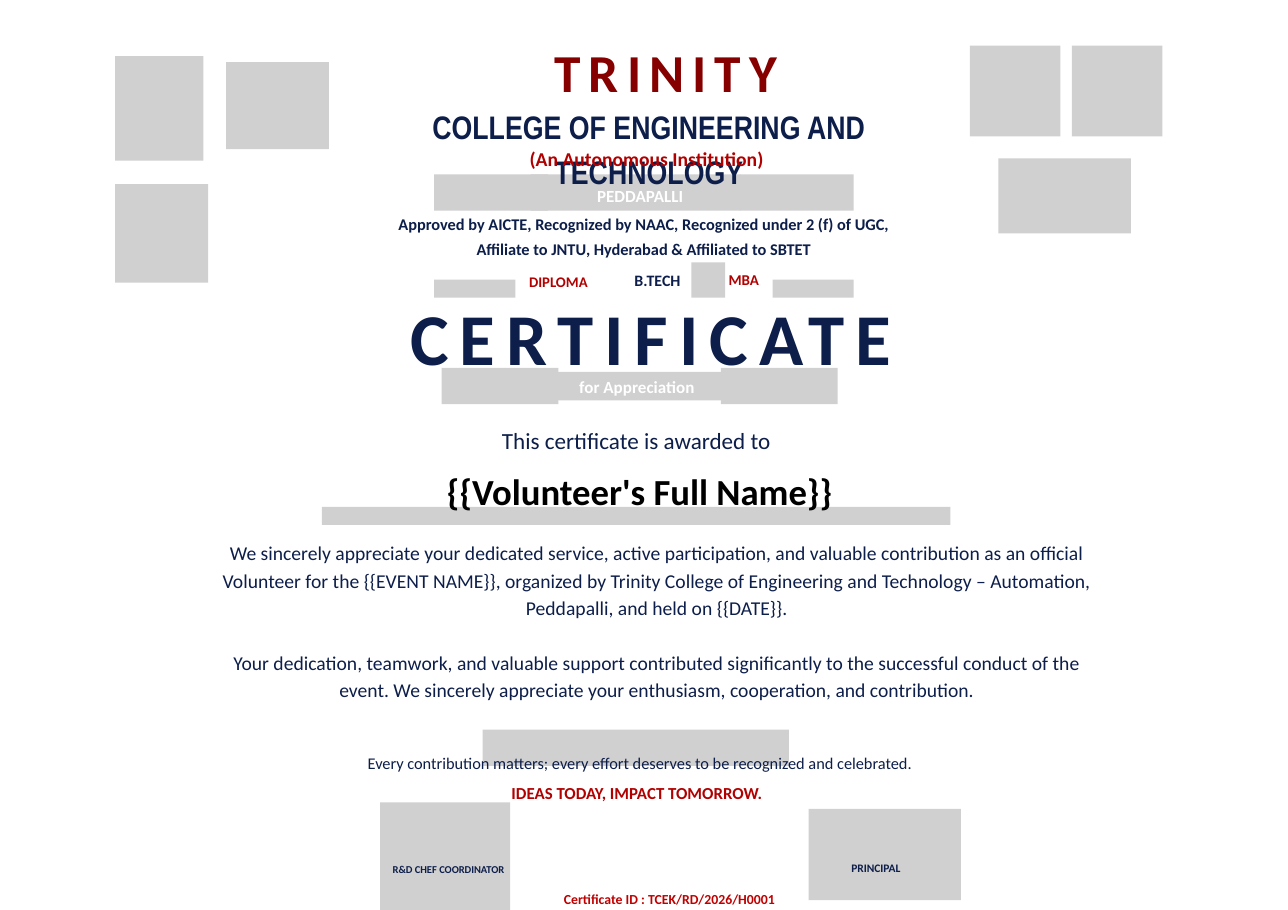
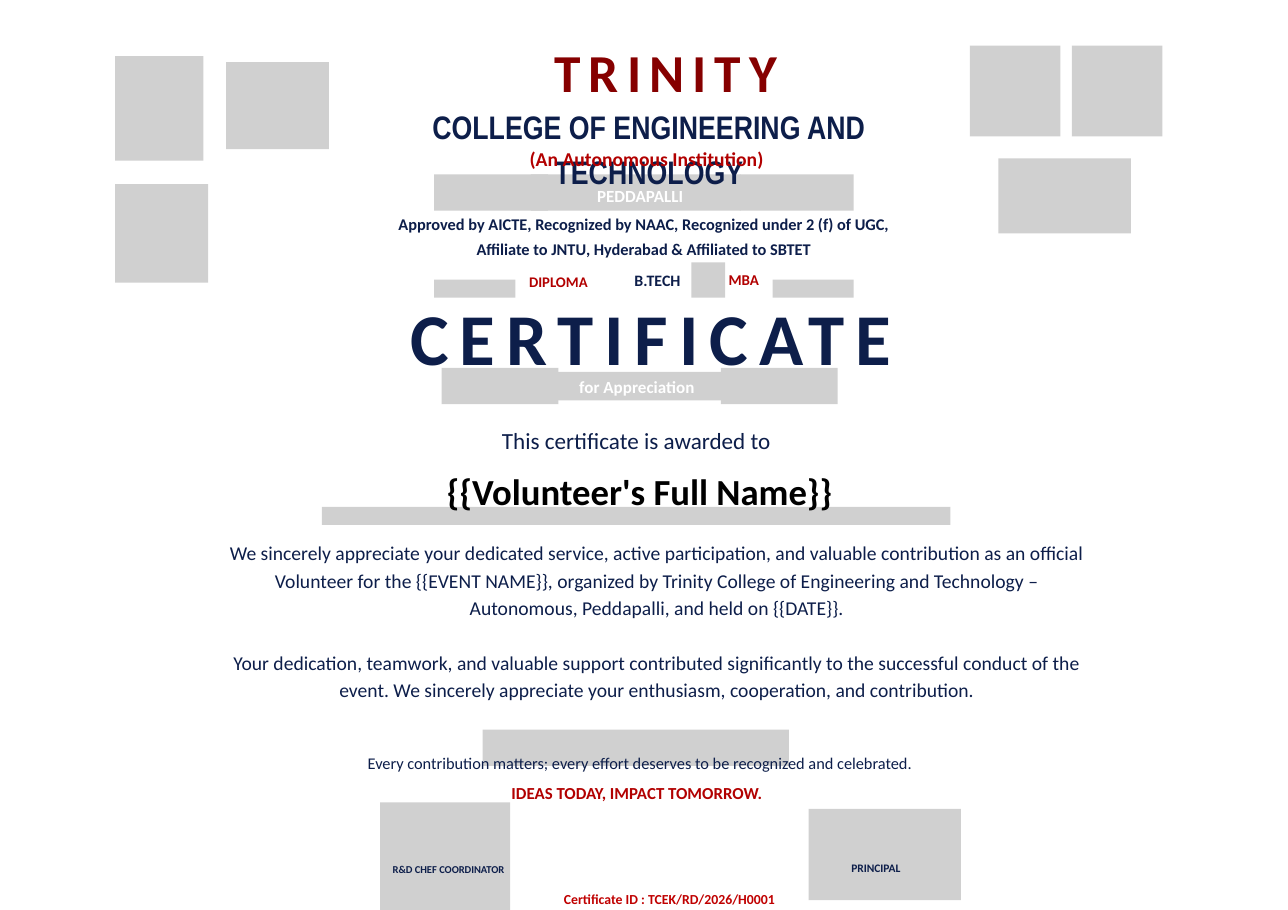
Before and after one commit to saicharan-bhuthkuri/rd, a slide deck: slide 1 of backend/CERTIFICATE_TEMPLATE - Volunteers.pptx. Drawn at 1288x910 pixels with LibreOffice and Linux fonts; fonts in the diff are those of the drawing; grey boxes stand for pictures; background and template pictures are left out. Boxes give left, top, right and bottom in pixels: in the first picture for what was removed or moved away, otherwise in the second. Text is boxed around its words. In the diff, an @@ line names an element or a change of style, - is before the commit and + after.

Commit message:
fix(backend): update Recognition and Volunteers certificate templates

```diff
--- a/backend/CERTIFICATE_TEMPLATE - Volunteers.pptx
+++ b/backend/CERTIFICATE_TEMPLATE - Volunteers.pptx
@@ text at [230, 546, 1083, 618]: text changed @@
-We sincerely appreciate your dedicated service, active participation, and valuable contribution as an official Volunteer for the {{EVENT NAME}}, organized by Trinity College of Engineering and Technology – Automation, Peddapalli, and held on {{DATE}}.
+We sincerely appreciate your dedicated service, active participation, and valuable contribution as an official Volunteer for the {{EVENT NAME}}, organized by Trinity College of Engineering and Technology – Autonomous, Peddapalli, and held on {{DATE}}.
```
Also in this commit, not shown: 1 other file.
